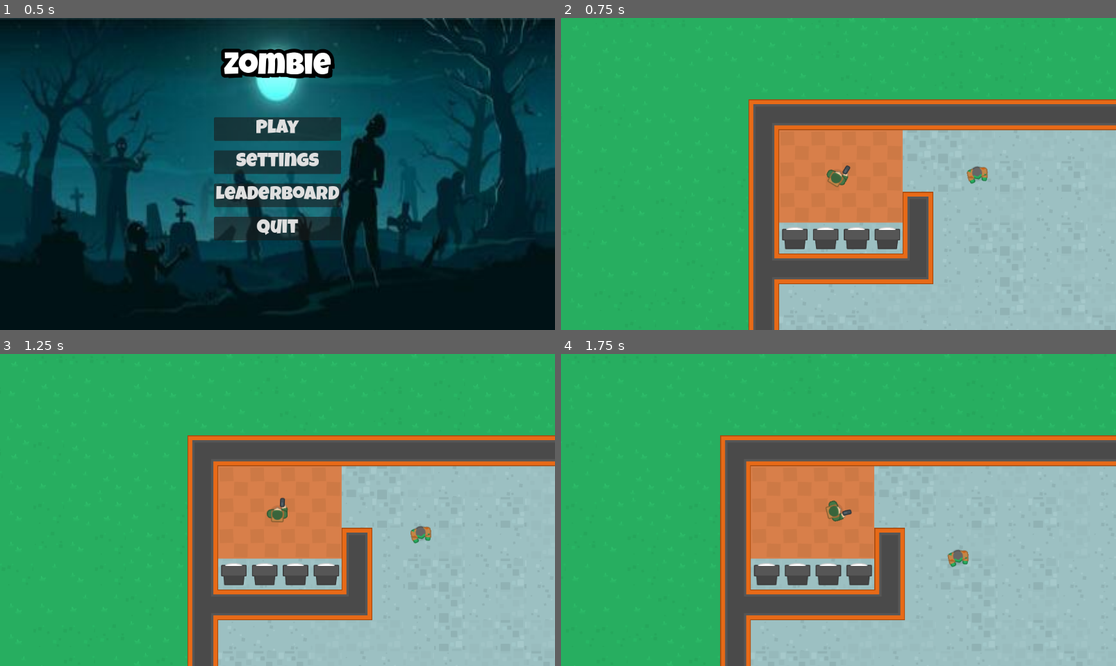
Above: before the commit, frames 1-4 (two rows, left to right).
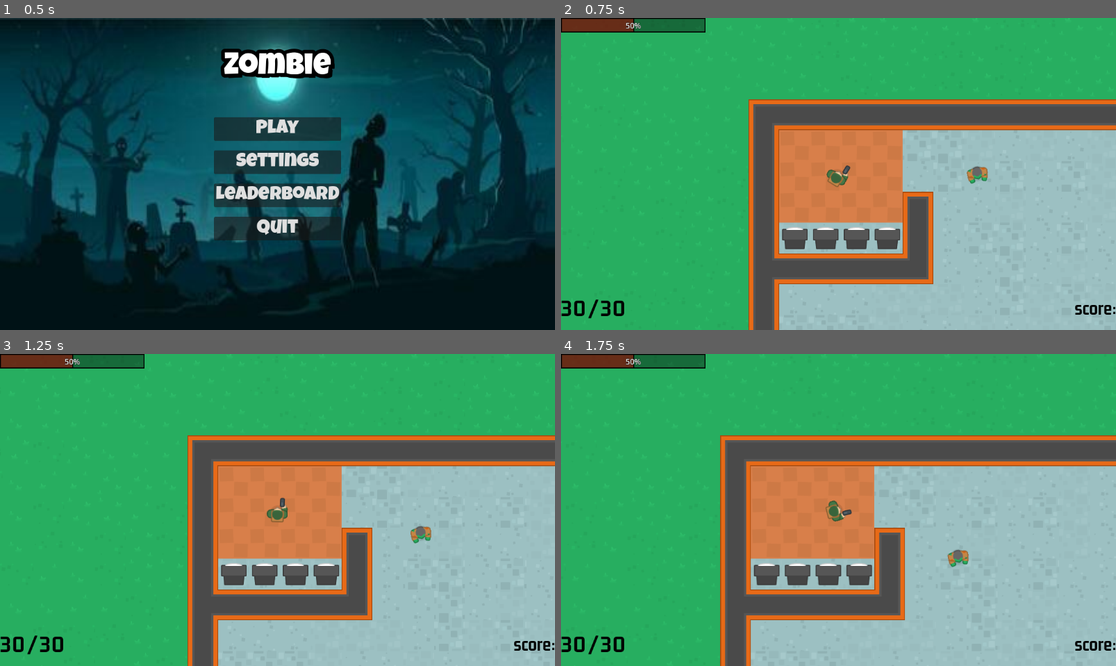
Above: after the commit, the same moments.

Repository: hamzissa/My-Project
Game: Godot game, scene res://Scenes/menu/menu.tscn
Same seed, same stepped clock (60 frames per second), same inputs: the game is played once before the commit and once after it.
Inputs (mouse positions are in pixels of both pictures, inside the frame that each line leads up to):
- Up to frame 1 (0.5 s): no input
- Up to frame 2 (0.75 s): click "Play" at 0.5 s
- Up to frame 3 (1.25 s): no input
- Up to frame 4 (1.75 s): move the mouse to (960, 494) at 1.27 s; press the mouse at (960, 494) at 1.28 s; hold D (right) from 1.28 s (still down)

Frame 1 is identical in both runs. In frame 2, 1.7% of the frame differs, in the area x 0-100%, y 0-97%; in frame 3, 1.7%; in frame 4, 1.7%.
Error before the commit: Parse Error: Class "PausedMenu" hides a global script class. (res://Scenes/paused_menu/pause_screen.gd:3)

Commit message:
added health,ammo,score

Diff:
--- a/my project/Scenes/Paused_menu/pause_screen.gd
+++ b/my project/Scenes/Paused_menu/pause_screen.gd
@@ -1,6 +1,6 @@
 extends CanvasLayer
 
-class_name PausedMenu
+
 
 #@onready var Resume_button = $CenterContainer/VBoxContainer/Resume as Button
 #@onready var quit_button = $CenterContainer/VBoxContainer/Quit as Button
--- a/my project/Scenes/health_bullet_UI/health_bullet_count.tscn
+++ b/my project/Scenes/health_bullet_UI/health_bullet_count.tscn
@@ -1,3 +1,96 @@
-[gd_scene format=3 uid="uid://qar4om3s5a35"]
+[gd_scene load_steps=5 format=3 uid="uid://qar4om3s5a35"]
+
+[ext_resource type="FontFile" uid="uid://culev1mfi1j2n" path="res://assets 2/fonts/gemunu-libre-v8-latin-700.ttf" id="1_fm7m2"]
+
+[sub_resource type="StyleBoxFlat" id="StyleBoxFlat_fb5rj"]
+bg_color = Color(0, 0, 0, 0.392157)
+border_width_left = 2
+border_width_top = 2
+border_width_right = 2
+border_width_bottom = 2
+border_color = Color(0, 0, 0, 1)
+
+[sub_resource type="StyleBoxFlat" id="StyleBoxFlat_nrcms"]
+bg_color = Color(0.6, 0.0235294, 0.0117647, 0.611765)
+border_width_left = 2
+border_width_top = 2
+border_width_right = 2
+border_width_bottom = 2
+border_color = Color(0, 0, 0, 1)
+
+[sub_resource type="StyleBoxFlat" id="StyleBoxFlat_cc2wm"]
+bg_color = Color(1, 1, 1, 1)
 
 [node name="health_bullet_UI" type="CanvasLayer"]
+
+[node name="VBoxContainer" type="VBoxContainer" parent="."]
+anchors_preset = 15
+anchor_right = 1.0
+anchor_bottom = 1.0
+grow_horizontal = 2
+grow_vertical = 2
+
+[node name="top" type="HBoxContainer" parent="VBoxContainer"]
+layout_mode = 2
+size_flags_horizontal = 0
+size_flags_vertical = 2
+
+[node name="health_bar" type="ProgressBar" parent="VBoxContainer/top"]
+show_behind_parent = true
+custom_minimum_size = Vector2(300, 30)
+layout_mode = 2
+theme_override_constants/outline_size = 2
+theme_override_styles/background = SubResource("StyleBoxFlat_fb5rj")
+theme_override_styles/fill = SubResource("StyleBoxFlat_nrcms")
+value = 50.0
+
+[node name="HBoxContainer" type="HBoxContainer" parent="VBoxContainer/top"]
+layout_mode = 2
+size_flags_horizontal = 10
+size_flags_vertical = 4
+theme_override_constants/separation = 750
+
+[node name="middle" type="HBoxContainer" parent="VBoxContainer"]
+layout_mode = 2
+size_flags_vertical = 3
+size_flags_stretch_ratio = 5.0
+
+[node name="bottom" type="HBoxContainer" parent="VBoxContainer"]
+layout_mode = 2
+size_flags_vertical = 3
+
+[node name="cuurent_ammo" type="Label" parent="VBoxContainer/bottom"]
+layout_mode = 2
+theme_override_colors/font_color = Color(0, 0, 0, 1)
+theme_override_fonts/font = ExtResource("1_fm7m2")
+theme_override_font_sizes/font_size = 50
+text = "30"
+
+[node name="_" type="Label" parent="VBoxContainer/bottom"]
+layout_mode = 2
+theme_override_colors/font_color = Color(0, 0, 0, 1)
+theme_override_fonts/font = ExtResource("1_fm7m2")
+theme_override_font_sizes/font_size = 50
+text = "/"
+
+[node name="max_ammo" type="Label" parent="VBoxContainer/bottom"]
+layout_mode = 2
+theme_override_colors/font_color = Color(0, 0, 0, 1)
+theme_override_fonts/font = ExtResource("1_fm7m2")
+theme_override_font_sizes/font_size = 50
+text = "30"
+
+[node name="score" type="Label" parent="VBoxContainer/bottom"]
+layout_mode = 2
+size_flags_horizontal = 10
+theme_override_colors/font_color = Color(0, 0, 0, 1)
+theme_override_fonts/font = ExtResource("1_fm7m2")
+theme_override_font_sizes/font_size = 40
+text = "score:"
+
+[node name="VSeparator" type="VSeparator" parent="."]
+offset_left = 304.0
+offset_right = 1054.0
+offset_bottom = 30.0
+theme_override_constants/separation = 750
+theme_override_styles/separator = SubResource("StyleBoxFlat_cc2wm")
--- a/my project/Scenes/map/map.tscn
+++ b/my project/Scenes/map/map.tscn
@@ -10,6 +10,7 @@
 [ext_resource type="PackedScene" uid="uid://5jcwukxxvkn4" path="res://Scenes/player/player.tscn" id="7_15yd8"]
 [ext_resource type="PackedScene" uid="uid://d4mium4bjbfxp" path="res://Scenes/zombie/zombie.tscn" id="8_dyws6"]
 [ext_resource type="Script" path="res://Scenes/bullet_manager/bullet_manager.gd" id="10_305pp"]
+[ext_resource type="PackedScene" uid="uid://qar4om3s5a35" path="res://Scenes/health_bullet_UI/health_bullet_count.tscn" id="11_g7oqw"]
 
 [sub_resource type="TileSetAtlasSource" id="TileSetAtlasSource_gtrpg"]
 texture = ExtResource("1_oqr8n")
@@ -404,3 +405,5 @@
 
 [node name="BulletManager" type="Node2D" parent="."]
 script = ExtResource("10_305pp")
+
+[node name="health_bullet_UI" parent="." instance=ExtResource("11_g7oqw")]
Not shown: 1 places in my project/Scenes/map/map.tscn that only renumber resources
